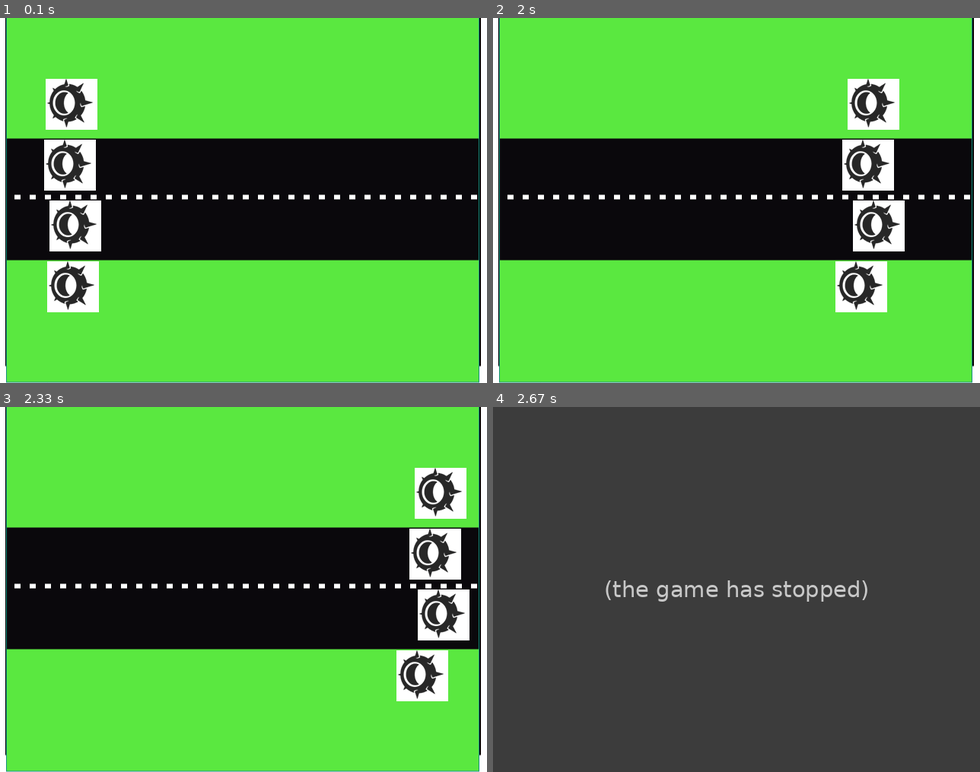
Above: before the commit, frames 1-4 (two rows, left to right).
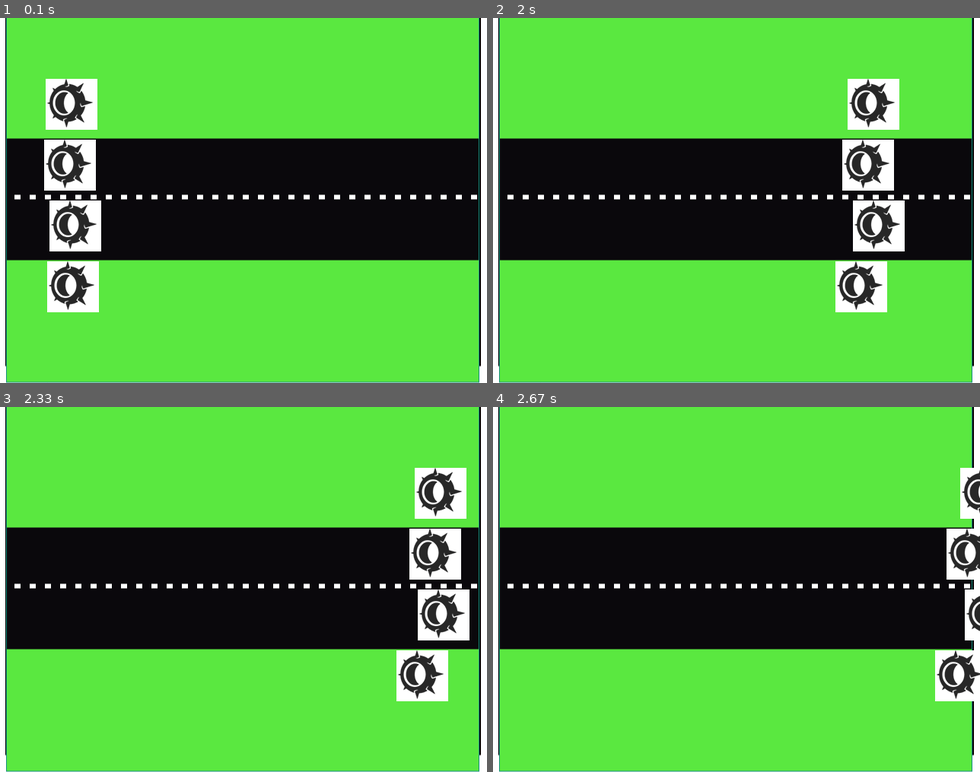
Above: after the commit, the same moments.

Repository: geezar-soluciones-sl/carreraCon-Pygame
Game: pygame game, started from main.py
The game is run twice, just before and just after one commit, with the same random seed, the same clock (stepped at 60 frames per second) and the same inputs.
Inputs:
- Up to frame 1 (0.1 s): no input
- Up to frame 2 (2 s): no input
- Up to frame 3 (2.33 s): no input
- Up to frame 4 (2.67 s): no input

Frames 1-3 are identical in both runs. In frame 4, 99% of the frame differs, in the area x 0-100%, y 0-100%.
Before the commit the program exited at 2.63 s; later frames show no game.

Commit message:
Carrera funcionado y captura de teclas para mover algo

Diff:
--- a/main.py
+++ b/main.py
@@ -1,4 +1,4 @@
-# Ciclo típico juegos pygame
+
 
 import pygame, sys, random
 
@@ -7,7 +7,8 @@
 
 
 
-    def __init__(self, x=0, y=0, disfraz="Player.png"):
+    def __init__(self, x=0, y=0, disfraz=None):
+        disfraz = self.__listaDisfraces[0] # De momento no tenemos más que uno, asi que no hacemos más
         self.disfraz= pygame.image.load("images/{}".format(disfraz))
         self.position = [x,y]
         self.name = "Jugador"
@@ -35,6 +36,9 @@
             corredorCreado.name = self.__listaNombres[i]
             self.runners.append(corredorCreado)
 
+    def close(self):
+        pygame.quit()
+        sys.exit()
 
     def competir(self):
         gameOver = False
@@ -50,13 +54,16 @@
                       gameOver = True
 
             self.__screen.blit(self.__background,(0,0))
+
             for item in self.runners:
                 self.__screen.blit(item.disfraz, item.position)
 
             pygame.display.flip()
 
-        pygame.quit()
-        sys.exit()
+        while True:
+            for event in pygame.event.get():
+                if event.type == pygame.QUIT:
+                    self.close()
 
 
 if __name__ == "__main__":
--- /dev/null
+++ b/moverAlgoPorPantalla.py
@@ -0,0 +1,55 @@
+# MOVIMIENTO DE BICHOS POR PANTALLA CON TECLAS
+# Hay que importar pygame.locals
+
+import pygame, sys, random
+from pygame.locals import *
+
+class Corredor():
+#    __listaDisfraces=("Player.png", "Player.png", "Player.png", "Player.png")
+
+    def __init__(self, x=0, y=0, disfraz=None):
+        disfraz = "Player.png"
+        self.disfraz= pygame.image.load("images/{}".format(disfraz))
+        self.position = [x,y]
+        self.name = "Bichejo feo"
+
+
+class Partida():
+
+    def __init__(self):
+#
+        self.__screen = pygame.display.set_mode((640,480))
+        self.__background = pygame.image.load("images/pistaHorizontal.png")
+        pygame.display.set_caption("Carrera de bichos")
+
+        self.bicho = Corredor(320,240) # En medio
+
+    def comienzo(self):
+        gameOver = False
+        while not gameOver:
+            for evento in pygame.event.get():
+                if evento.type == pygame.QUIT:
+                    pygame.quit()
+                    sys.exit()
+                elif evento.type == KEYDOWN:      # Buscar eventos KEY y MOUSE en pygame.key
+                    if evento.key == K_UP:
+                        self.bicho.position[1] += -5
+                    elif evento.key == K_DOWN:
+                        self.bicho.position[1] += 5
+                    elif evento.key == K_LEFT:
+                        self.bicho.position[0] += -5
+                    elif evento.key == K_RIGHT:
+                        self.bicho.position[0] += 5
+                    else:
+                        pass
+
+            self.__screen.blit(self.__background,(0,0))
+
+            self.__screen.blit(self.bicho.disfraz, self.bicho.position)
+
+            pygame.display.flip()
+
+
+miPartida = Partida()
+pygame.font.init()
+miPartida.comienzo()
